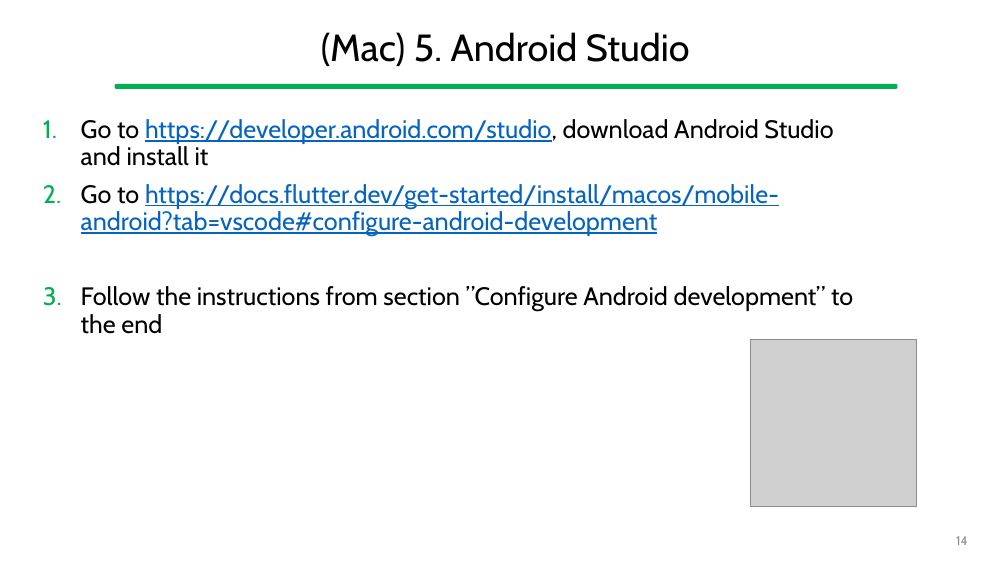
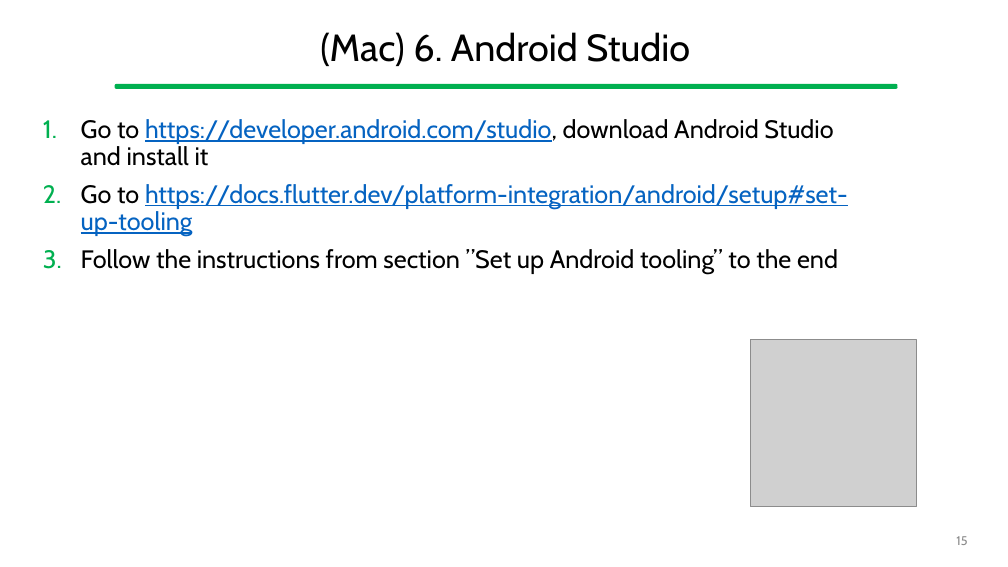
Before and after one commit to gcappon/bwthw, a slide deck: slide 15 of guides/setup_development_environment.pptx (slide 14 before the commit). Drawn at 1008x567 pixels with LibreOffice and Linux fonts; fonts in the diff are those of the drawing; grey boxes stand for pictures. Boxes give left, top, right and bottom in pixels: in the first picture for what was removed or moved away, otherwise in the second. Text is boxed around its words. In the diff, an @@ line names an element or a change of style, - is before the commit and + after.

```diff
--- a/guides/setup_development_environment.pptx
+++ b/guides/setup_development_environment.pptx
@@ title at (x1=320, y1=32, x2=690, y2=66): text changed @@
-(Mac) 5. Android Studio
+(Mac) 6. Android Studio
@@ text at (x1=81, y1=184, x2=848, y2=274): text changed @@
-2. Go to https://docs.flutter.dev/get-started/install/macos/mobile-android?tab=vscode#configure-android-development
-3. Follow the instructions from section ”Configure Android development” to the end
+2. Go to https://docs.flutter.dev/platform-integration/android/setup#set-up-tooling
+3. Follow the instructions from section ”Set up Android tooling” to the end
@@ page number at (x1=956, y1=536, x2=967, y2=545): text changed @@
-14
+15
```
Also in this commit, not shown: 5 other slides changed, 1 slide added, 1 other file.
